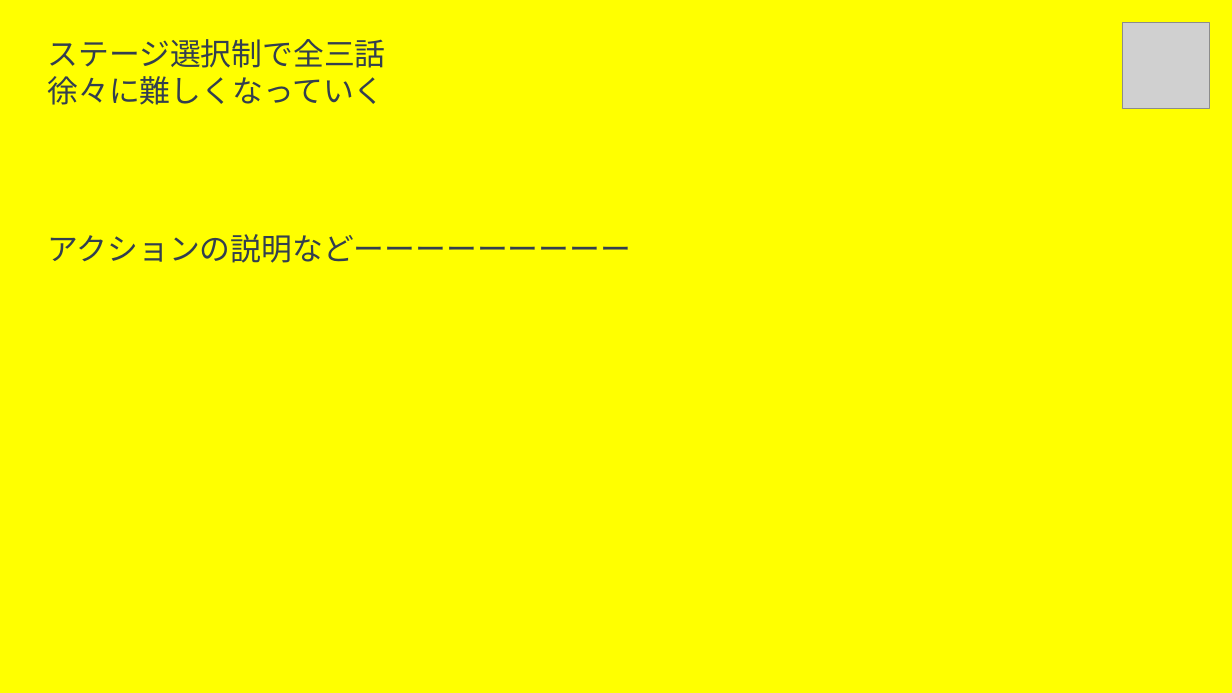
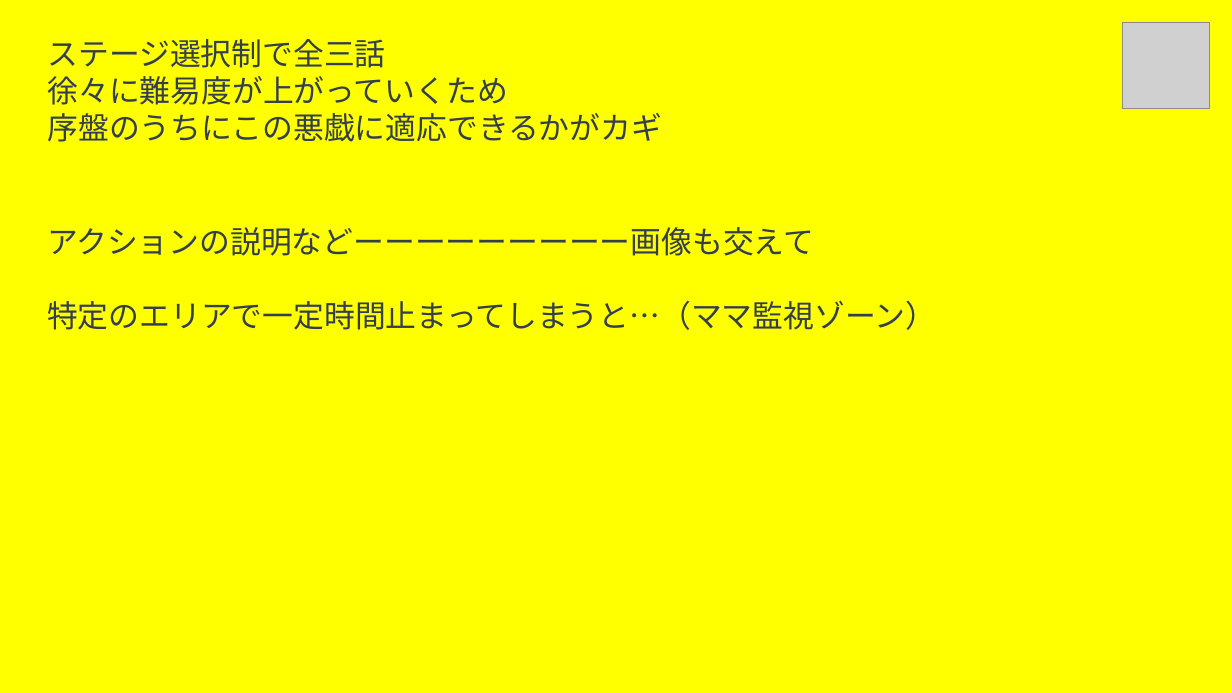
Before and after one commit to trr-n/taxmc-neo, a slide deck: slide 3 of kikaku/potato_kikakusho.pptx. Drawn at 1232x693 pixels with LibreOffice and Linux fonts; fonts in the diff are those of the drawing; grey boxes stand for pictures. Boxes give left, top, right and bottom in pixels: in the first picture for what was removed or moved away, otherwise in the second. Text is boxed around its words. In the diff, an @@ line names an element or a change of style, - is before the commit and + after.

```diff
--- a/kikaku/potato_kikakusho.pptx
+++ b/kikaku/potato_kikakusho.pptx
@@ text at [47,76,662,142]: text changed @@
-徐々に難しくなっていく
+徐々に難易度が上がっていくため
+序盤のうちにこの悪戯に適応できるかがカギ
@@ text at [47,227,936,330]: text changed @@
-アクションの説明などーーーーーーーーー
+アクションの説明などーーーーーーーーー画像も交えて
+特定のエリアで一定時間止まってしまうと…（ママ監視ゾーン）
```
Also in this commit, not shown: 1 other slide changed, 1 slide removed, 23 other files.
